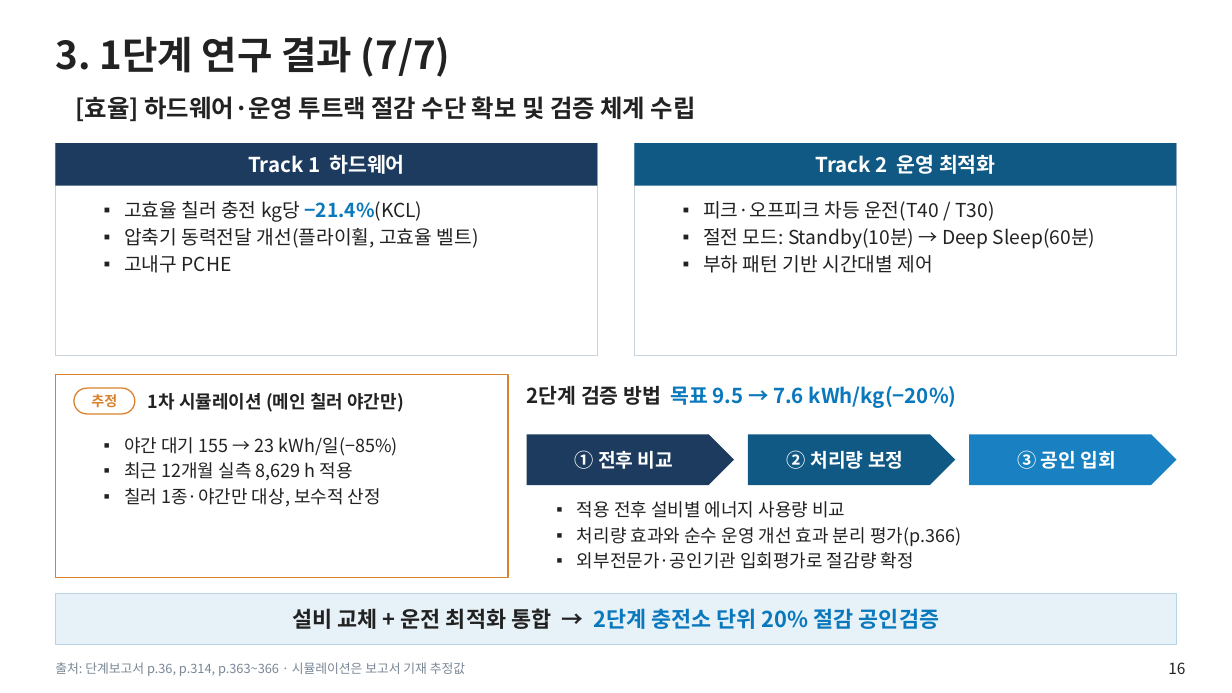
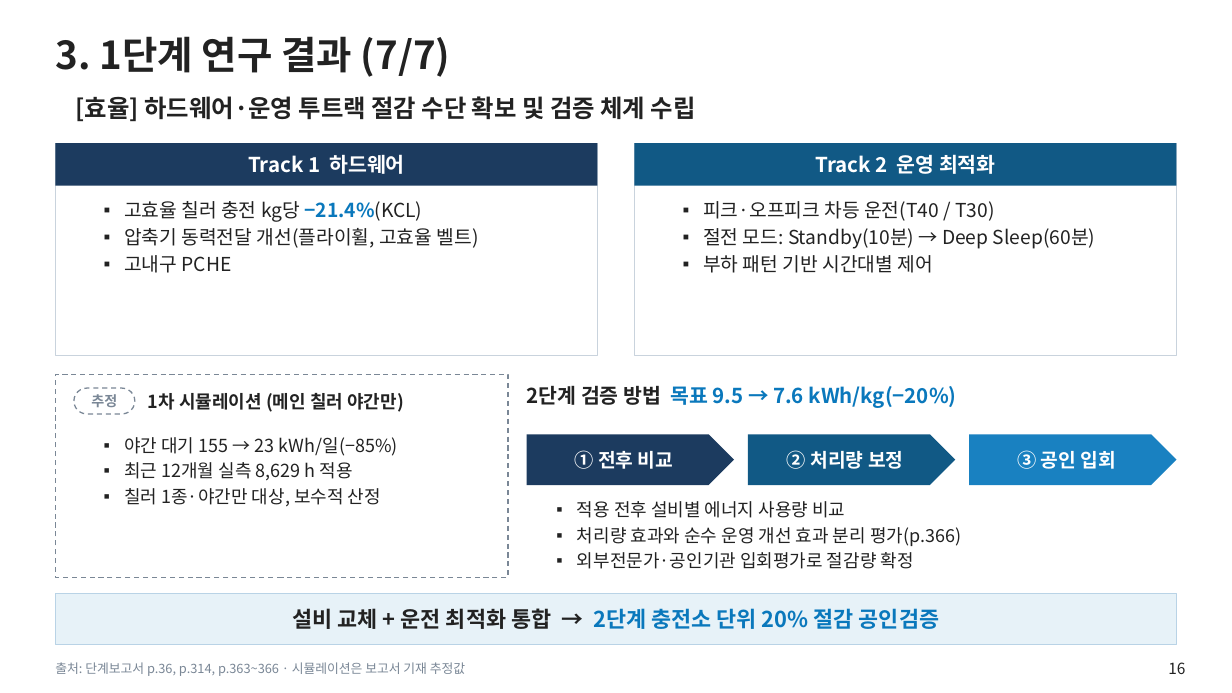
Before and after one commit to jungdw180-debug/h2, a slide deck: slide 16 of slides/1단계_단계평가_본평가판.pptx. Drawn at 1232x693 pixels with LibreOffice and Linux fonts; fonts in the diff are those of the drawing; background and template pictures are left out. Boxes give left, top, right and bottom in pixels: in the first picture for what was removed or moved away, otherwise in the second. Text is boxed around its words. In the diff, an @@ line names an element or a change of style, - is before the commit and + after.

```diff
--- a/slides/1단계_단계평가_본평가판.pptx
+++ b/slides/1단계_단계평가_본평가판.pptx
@@ rectangle at (55, 374, 508, 578): outline #D9822B 1 pt to #7A8796 1 pt dashed @@
@@ rounded rectangle "추정" at (74, 388, 135, 414): text colour #D9822B to #7A8796; outline #D9822B 1 pt to #7A8796 1 pt dashed @@
```
Also in this commit, not shown: 4 other slides changed, 9 other files.
